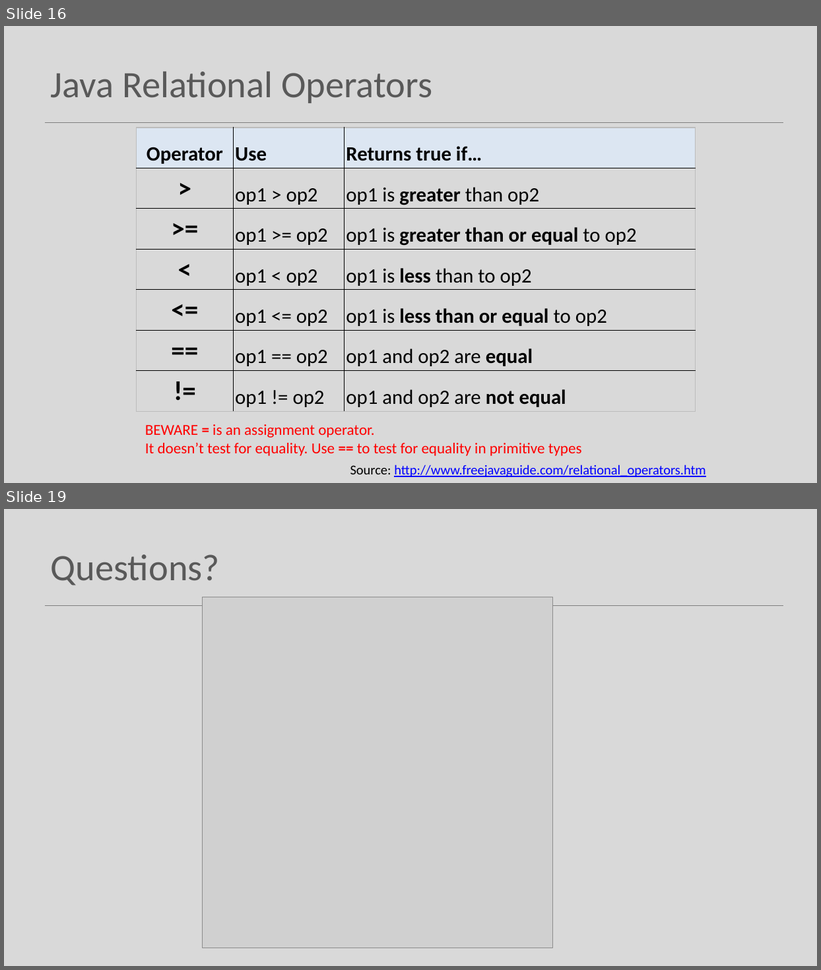
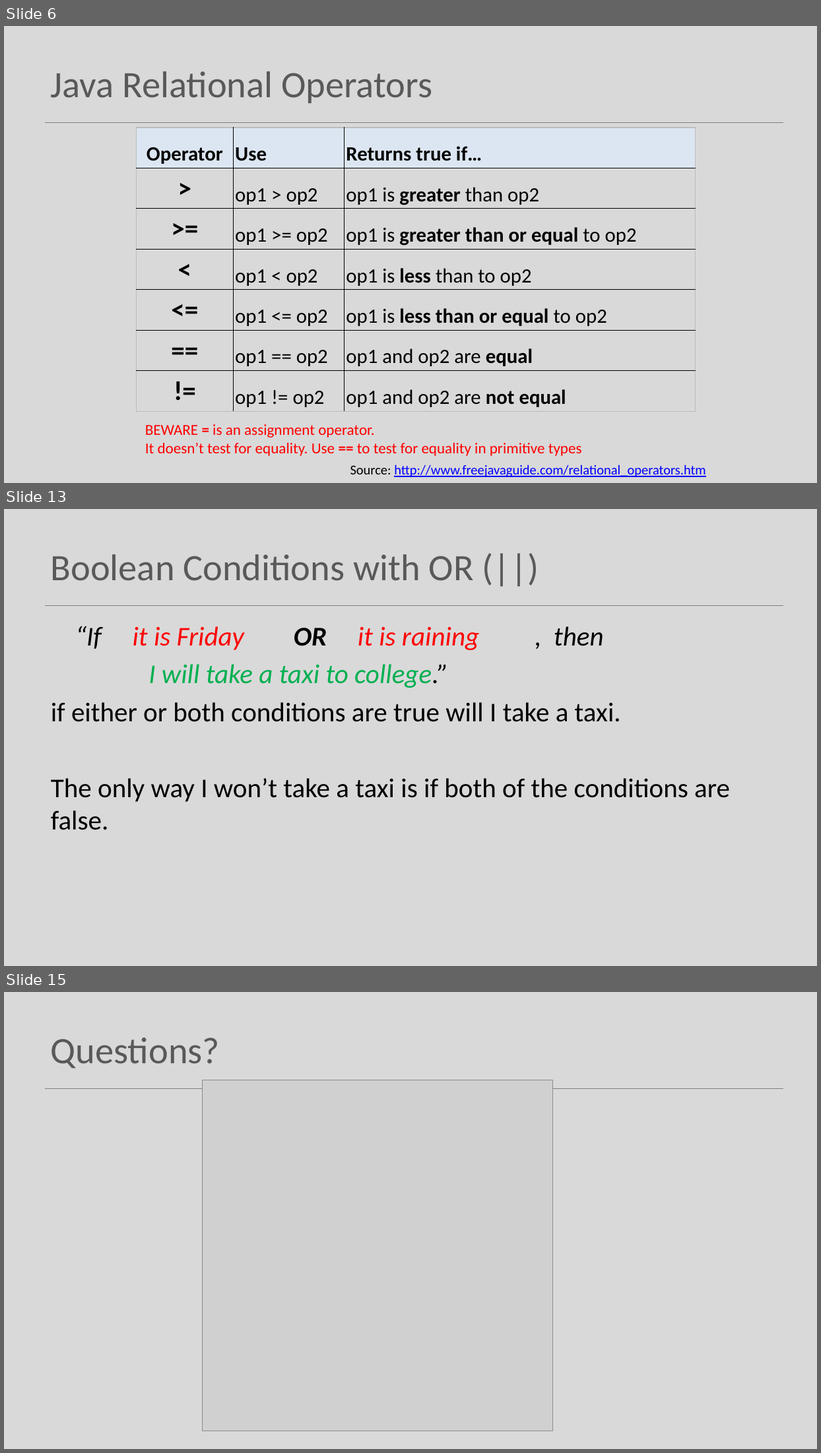
Before and after one commit to Programming-Fundamentals-SETU/prog-fund-1-sept-25, a slide deck: topic04-selection/unit-1/talk-3/c-boolean-cond.pptx. Shown one above the other, each under a label of ours: slides 16 and 19 before the commit, slides 6, 13 and 15 after it; the slides between them are not shown. The pictures are 821x970 and 821x1453 pixels, drawn with LibreOffice and Linux fonts; fonts in the diff are those of the drawing; grey boxes stand for pictures. Boxes give left, top, right and bottom in pixels: in the first picture for what was removed or moved away, otherwise in the second. Text is boxed around its words. In the diff, an @@ line names an element or a change of style, - is before the commit and + after.

```diff
--- a/topic04-selection/unit-1/talk-3/c-boolean-cond.pptx
+++ b/topic04-selection/unit-1/talk-3/c-boolean-cond.pptx
@@ slide 13 added at [4,509,817,966], background #D9D9D9; not listed: 1 template element that a slide beside it also shows @@
@@ title added at [51,555,474,581], 44 pt, text #595959 @@
+Boolean Conditions with OR (||)
@@ text added at [51,626,730,830], 32 pt, text #000000 @@
+“If it is Friday OR it is raining , then
+I will take a taxi to college.”
+if either or both conditions are true will I take a taxi.
+The only way I won’t take a taxi is if both of the conditions are false.
@@ what was slide 16 is now slide 6 @@
@@ what was slide 19 is now slide 15 @@
```
Also in this commit, not shown: 2 slides changed, 10 other slides added, 15 slides removed, 4 other files.
